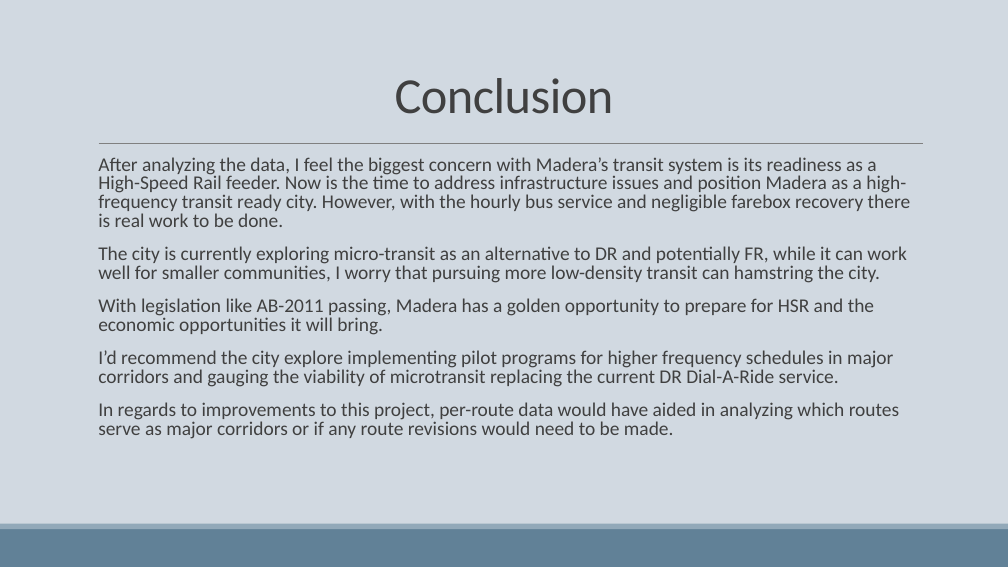
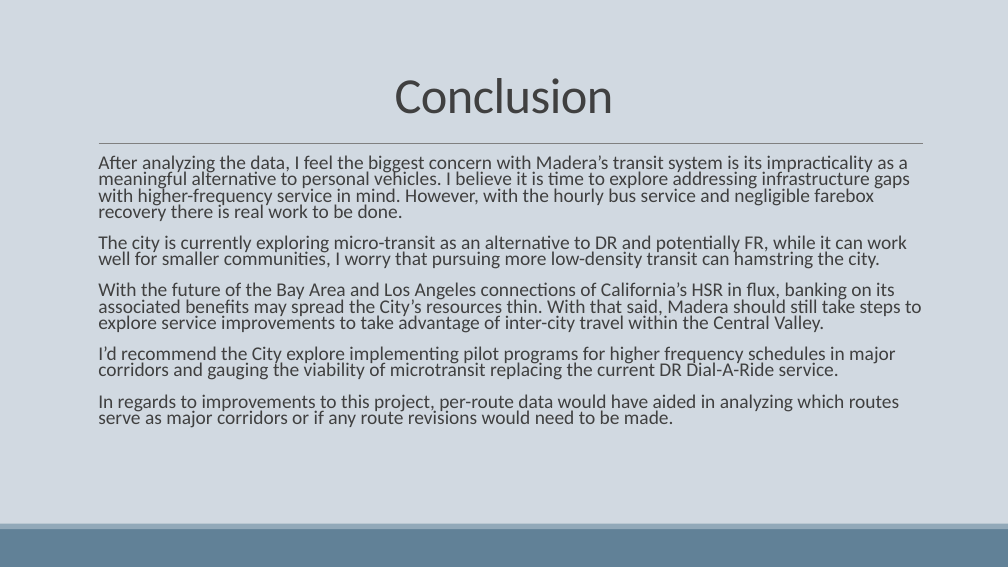
Before and after one commit to ggfm16/Madera-NTD-Project, a slide deck: slide 12 of Slide Deck/Madera Transit Analysis.pptx. Drawn at 1008x567 pixels with LibreOffice and Linux fonts; fonts in the diff are those of the drawing. Boxes give left, top, right and bottom in pixels: in the first picture for what was removed or moved away, otherwise in the second. Text is boxed around its words. In the diff, an @@ line names an element or a change of style, - is before the commit and + after.

```diff
--- a/Slide Deck/Madera Transit Analysis.pptx
+++ b/Slide Deck/Madera Transit Analysis.pptx
@@ text at box(98, 155, 910, 221): text changed @@
-  After analyzing the data, I feel the biggest concern with Madera’s transit system is its readiness as a High-Speed Rail feeder. Now is the time to address infrastructure issues and position Madera as a high-frequency transit ready city. However, with the hourly bus service and negligible farebox recovery there is real work to be done.
+  After analyzing the data, I feel the biggest concern with Madera’s transit system is its impracticality as a meaningful alternative to personal vehicles. I believe it is time to explore addressing infrastructure gaps with higher-frequency service in mind. However, with the hourly bus service and negligible farebox recovery there is real work to be done.
@@ text at box(98, 235, 907, 428): line spacing 0.8 to 0.7 @@
@@ text at box(98, 282, 922, 380): text changed @@
-  With legislation like AB-2011 passing, Madera has a golden opportunity to prepare for HSR and the economic opportunities it will bring.
-  I’d recommend the city explore implementing pilot programs for higher frequency schedules in major corridors and gauging the viability of microtransit replacing the current DR Dial-A-Ride service.
+  With the future of the Bay Area and Los Angeles connections of California’s HSR in flux, banking on its associated benefits may spread the City’s resources thin. With that said, Madera should still take steps to explore service improvements to take advantage of inter-city travel within the Central Valley.
+  I’d recommend the City explore implementing pilot programs for higher frequency schedules in major corridors and gauging the viability of microtransit replacing the current DR Dial-A-Ride service.
```
